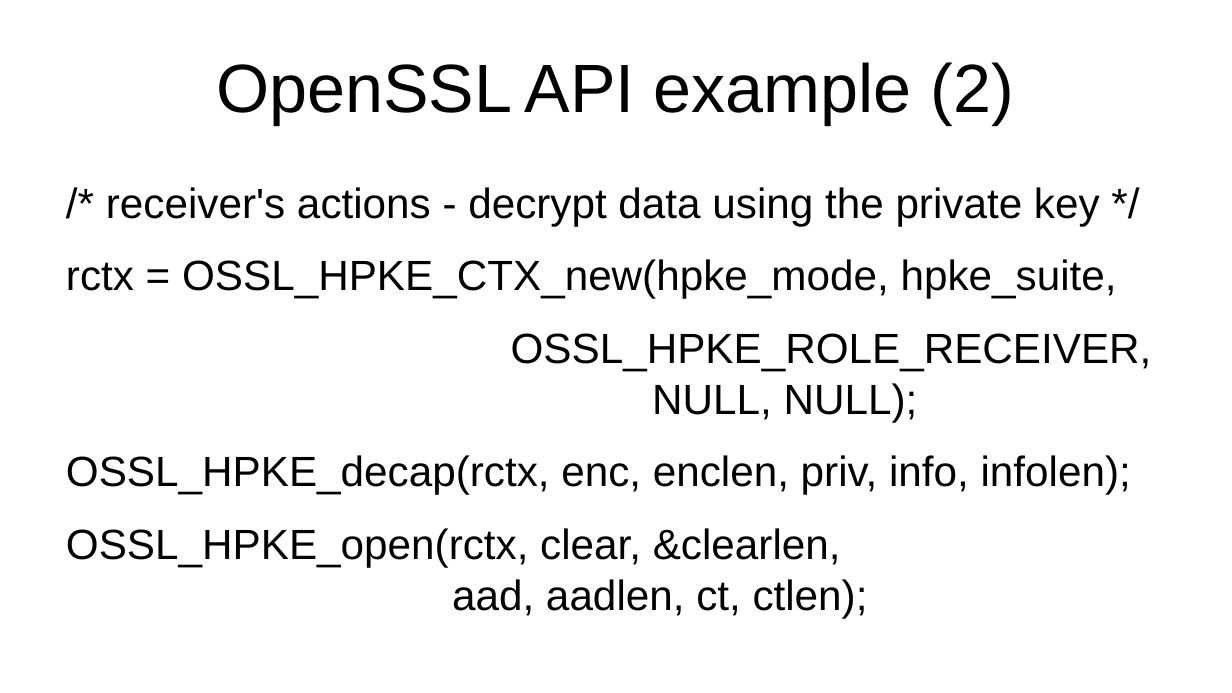
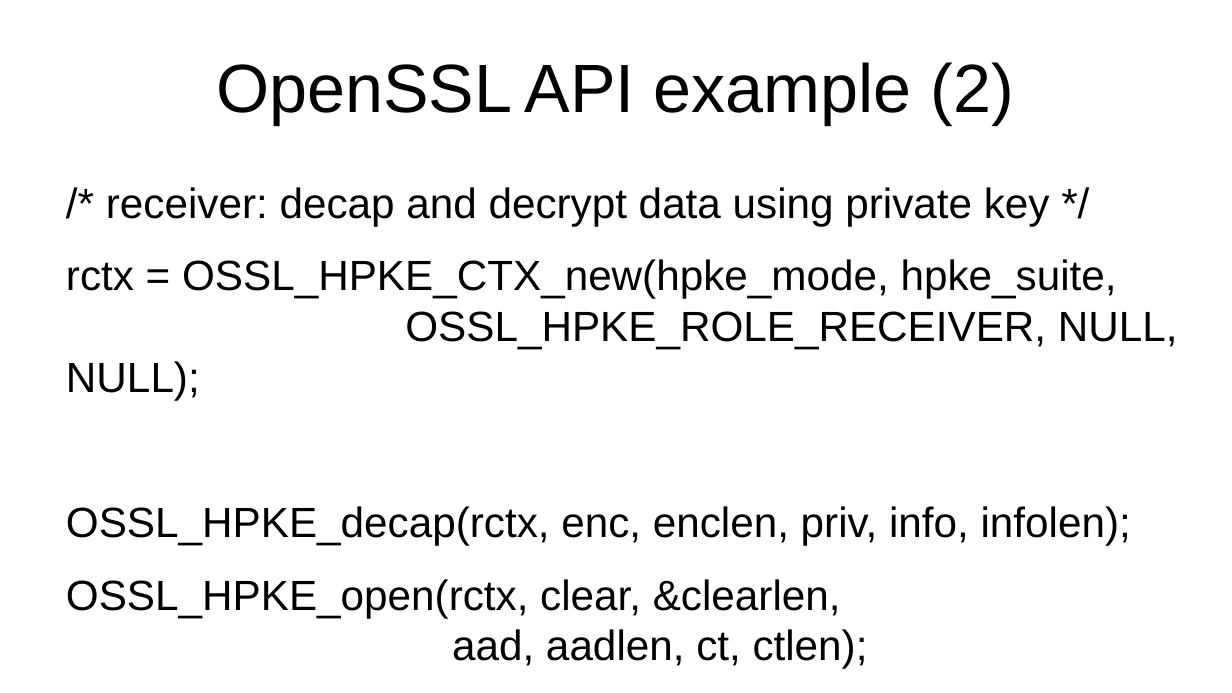
Before and after one commit to sftcd/cs7053, a slide deck: slide 9 of 2023lectures/06-hpke.odp. Drawn at 1232x693 pixels with LibreOffice and Linux fonts; fonts in the diff are those of the drawing. Boxes give left, top, right and bottom in pixels: in the first picture for what was removed or moved away, otherwise in the second. Text is boxed around its words. In the diff, an @@ line names an element or a change of style, - is before the commit and + after.

```diff
--- a/2023lectures/06-hpke.odp
+++ b/2023lectures/06-hpke.odp
@@ text at (66, 187, 1178, 400): text changed @@
-/* receiver's actions - decrypt data using the private key */
-rctx = OSSL_HPKE_CTX_new(hpke_mode, hpke_suite,
-OSSL_HPKE_ROLE_RECEIVER,
-NULL, NULL);
+/* receiver: decap and decrypt data using private key */
+rctx = OSSL_HPKE_CTX_new(hpke_mode, hpke_suite, OSSL_HPKE_ROLE_RECEIVER, NULL, NULL);
```
Also in this commit, not shown: 5 other slides changed, 8 other files.
